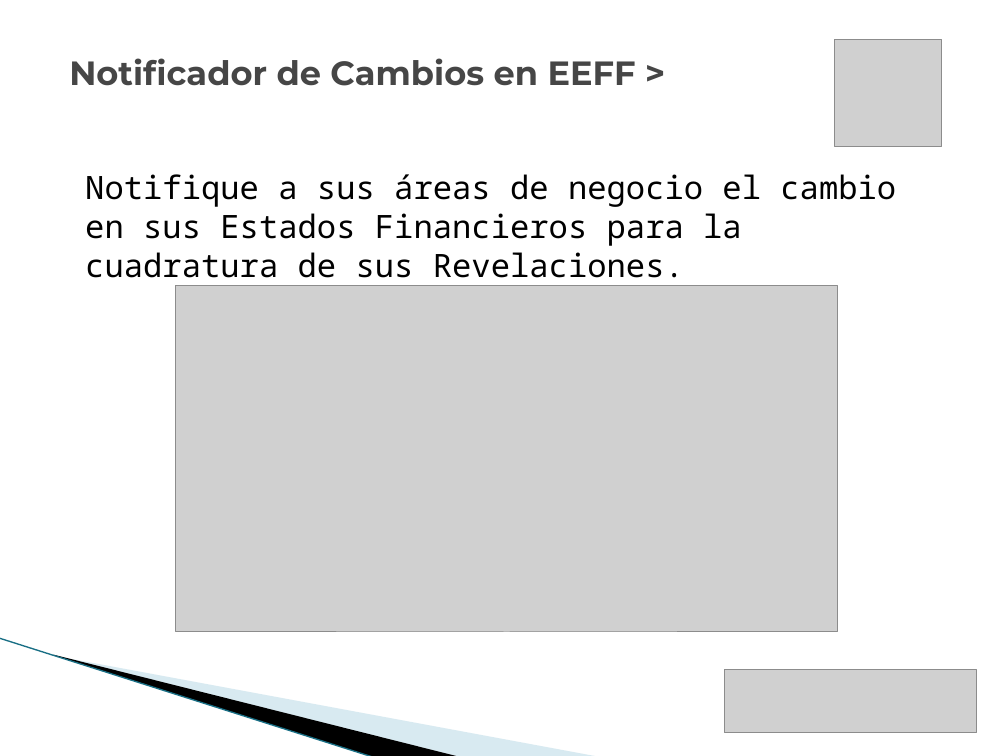
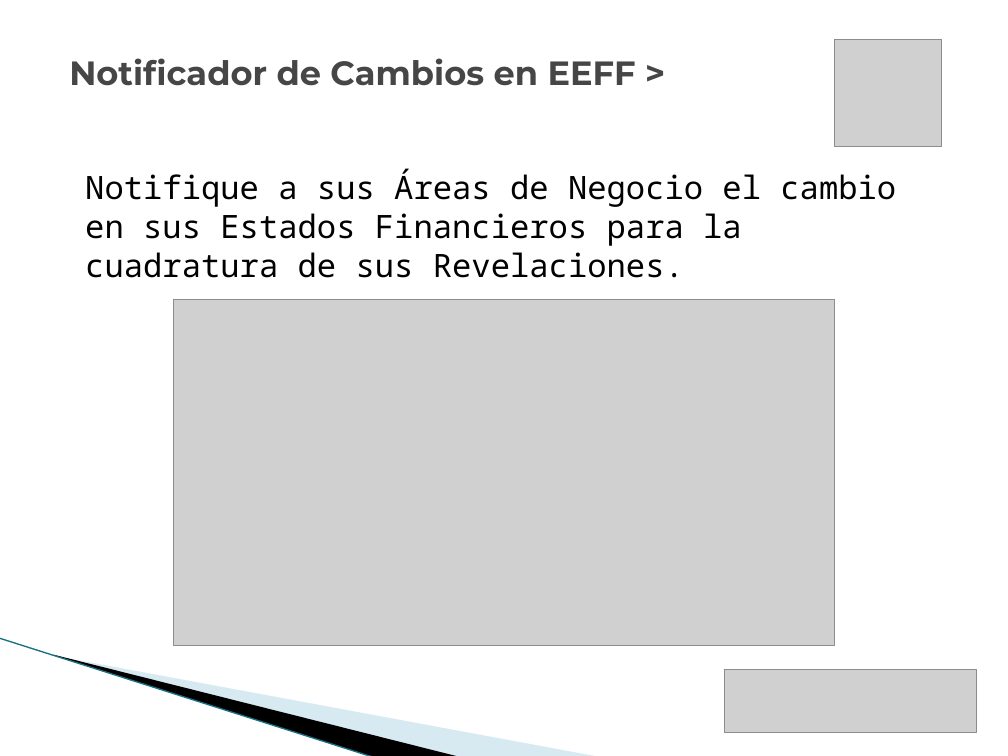
Before and after one commit to vicky1404/rev-ii, a slide deck: slide 18 of docs/comercial/brochure_2.pptx (slide 17 before the commit). Drawn at 1008x756 pixels with LibreOffice and Linux fonts; fonts in the diff are those of the drawing; grey boxes stand for pictures; background and template pictures are left out. Boxes give left, top, right and bottom in pixels: in the first picture for what was removed or moved away, otherwise in the second. Text is boxed around its words. In the diff, an @@ line names an element or a change of style, - is before the commit and + after.

```diff
--- a/docs/comercial/brochure_2.pptx
+++ b/docs/comercial/brochure_2.pptx
@@ text at bbox=[85, 170, 896, 278]: text changed @@
-Notifique a sus áreas de negocio el cambio en sus Estados Financieros para la cuadratura de sus Revelaciones.
+Notifique a sus Áreas de Negocio el cambio en sus Estados Financieros para la cuadratura de sus Revelaciones.
@@ picture: place and size @@
-picture at bbox=[175, 285, 837, 632]
+picture at bbox=[173, 299, 835, 646]
```
Also in this commit, not shown: 15 other slides changed, 2 slides added.
